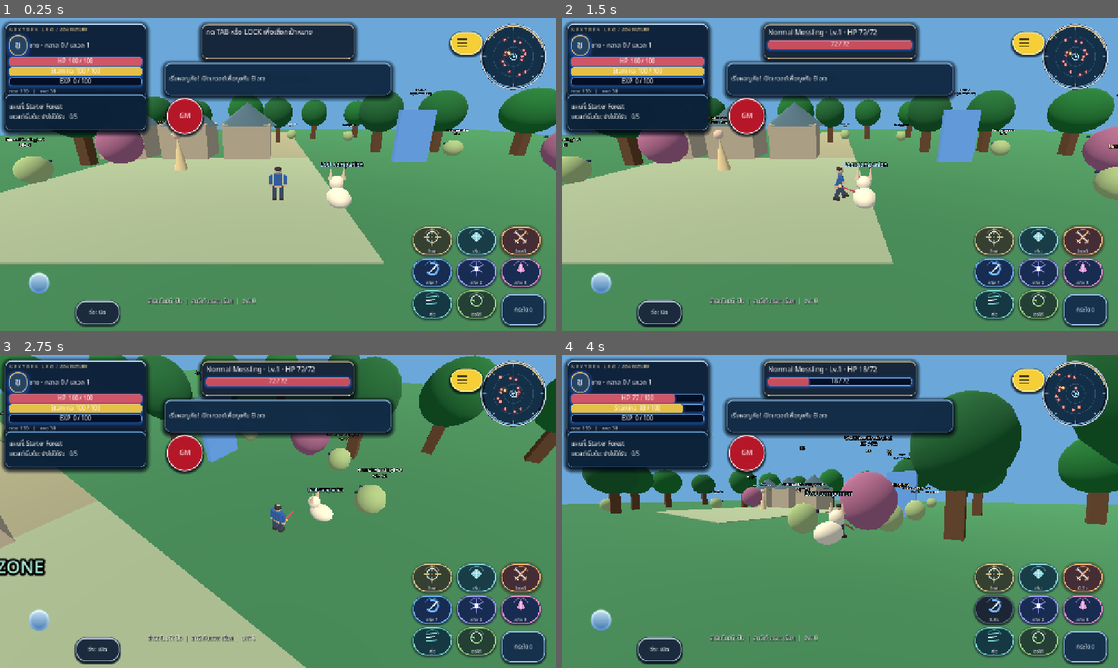
Above: before the commit, frames 1-4 (two rows, left to right).
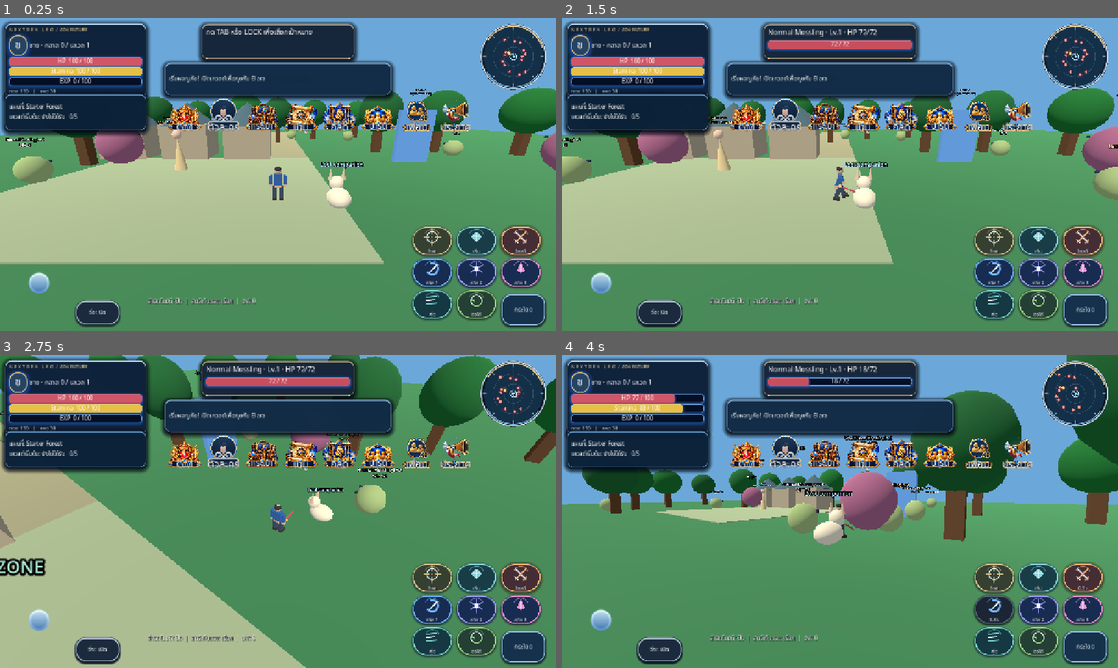
Above: after the commit, the same moments.

Repository: redfullmoon209-debug/NexTgenLeo
Game: Godot game, scene res://scenes/main.tscn
The game is run twice, just before and just after one commit, with the same random seed, the same clock (stepped at 60 frames per second) and the same inputs.
Inputs (mouse positions are in pixels of both pictures, inside the frame that each line leads up to):
- Up to frame 1 (0.25 s): no input
- Up to frame 2 (1.5 s): click "กระโดด" at 0.5 s; tap Enter at 1.25 s; move the mouse to (962, 158) at 1.27 s; hold D from 1.28 s (still down); tap Tab at 1.35 s; click (962, 158) at 1.42 s
- Up to frame 3 (2.75 s): tap Space at 1.52 s; release D at 2 s; drag from (166, 527) to (250, 574) at 2.02 s
- Up to frame 4 (4 s): move the mouse to (895, 442) at 2.77 s; hold D 2.78-3.5 s; tap 1 at 2.85 s; drag from (812, 574) to (673, 464) at 3.52 s

The runs differ from the first frame. In frame 1, 3.8% of the frame differs, in the area x 29-88%, y 4-39%; in frame 2, 3.8%; in frame 3, 3.8%; in frame 4, 3.8%, in the area x 29-88%, y 4-38%.
Error before the commit: Parse Error: Function "_toggle()" not found in base self. (res://scripts/settings_rich_menu.gd:229)

Commit message:
Restore Settings panel toggle used by Character quick icon and Main settings route

Diff:
--- a/scripts/settings_rich_menu.gd
+++ b/scripts/settings_rich_menu.gd
@@ -265,6 +265,13 @@
 	if not panel.visible:
 		_toggle()
 
+func _toggle() -> void:
+	panel.visible = not panel.visible
+	header_title.visible = panel.visible
+	header_arrow.visible = panel.visible
+	header_arrow.texture = load("res://assets/ui/settings/icons/chevron_up.svg") if panel.visible else load("res://assets/ui/settings/icons/chevron_down.svg")
+	_responsive()
+
 func _update_web_diagnostics() -> void:
 	if not OS.has_feature("web"):
 		return
